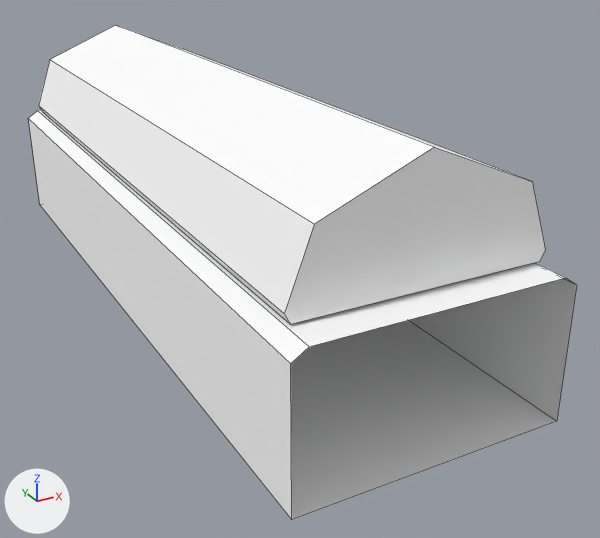
One commit to the OBJ model public/mesh/炉子.obj: the scene before it, then after it.
Before and after are seen from a 50 mm lens placed at (-171.0, -322.0, 311.0), pointed at (140.0, 245.0, 28.0). Arrows for +X, +Y and +Z are at lower left; the lights stay in place. Mesh edges are drawn as thin lines. Where no turn or scale is listed for an object, it has been applied to the vertices.

The first picture shows '??', '??.1'.
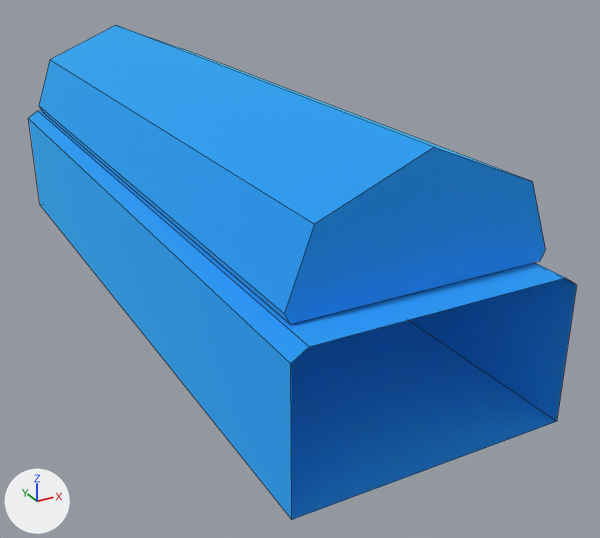
Location of each change, (x1, y1, x2, y2) in pixels of the pictures (600 x 538 px):
'??.1', recoloured (white to blue): (29, 110, 577, 520) in both
part 1 of me_x, recoloured (white to blue): (39, 25, 546, 324) in both

The change, as a diff of the scene's bpy script:
```diff
--- a/public/mesh/炉子.obj.py
+++ b/public/mesh/炉子.obj.py
@@ mat_x @@
+mat_x = principled_material('??')
+mat_x.base_color = (0.0745, 0.584, 1.0)  # blue #4dc9ff
+mat_x.metallic = 1.0
+mat_x.roughness = 1.0
@@ me_x @@
 me_x.from_pydata(...)  # 14 vertices, 9 faces; spans x 10.0..194.0, y 25.0..584.0, z 107.0..192.0
 # used by ob_x; location = (0.0, 0.0, 0.0)
+# me_x part 1: 9 faces spanning x 10.0..194.0, y 25.0..584.0, z 107.0..192.0 switch from mat_default (white #ffffff) to mat_x (blue #4dc9ff)
@@ me_1 @@
 me_1.from_pydata(...)  # 12 vertices, 6 faces; spans x 1.0..199.0, y 1.0..601.0, z 0.0..106.0
-me_1.materials.append(mat_default)  # white #ffffff
+me_1.materials.append(mat_x)  # blue #4dc9ff
```
